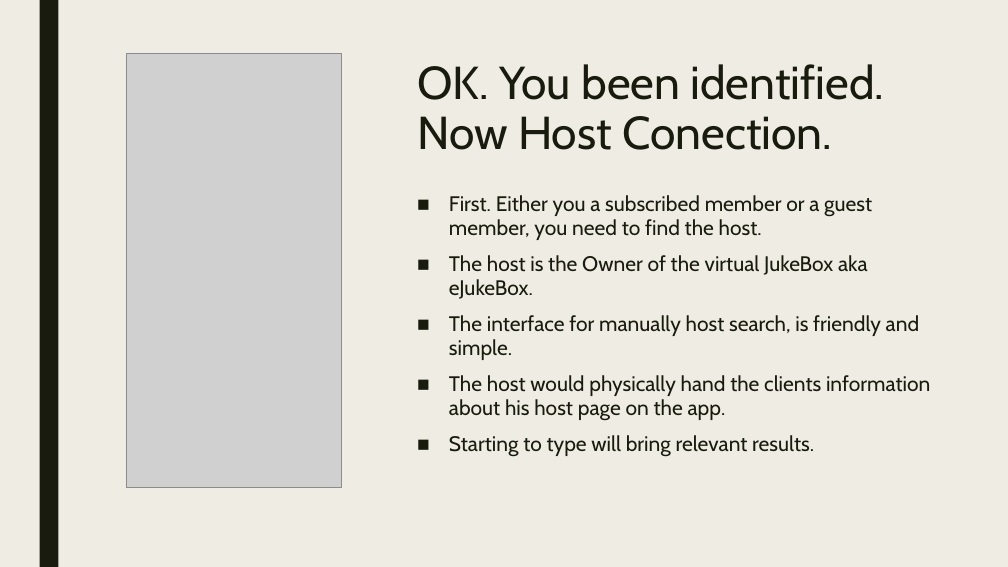
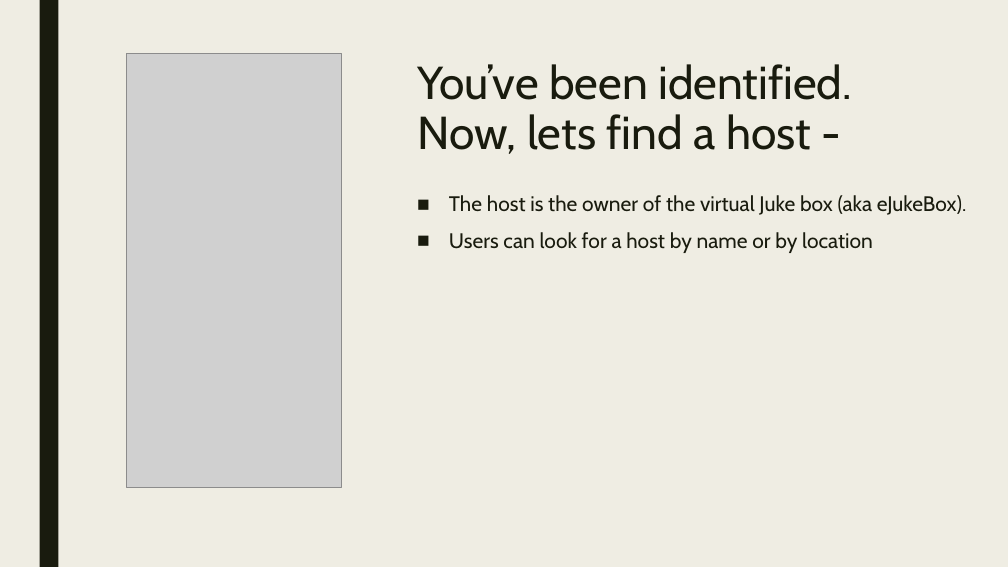
Before and after one commit to itamar659/Final-Project, a slide deck: slide 11 of App - Sadna.pptx. Drawn at 1008x567 pixels with LibreOffice and Linux fonts; fonts in the diff are those of the drawing; grey boxes stand for pictures. Boxes give left, top, right and bottom in pixels: in the first picture for what was removed or moved away, otherwise in the second. Text is boxed around its words. In the diff, an @@ line names an element or a change of style, - is before the commit and + after.

```diff
--- a/App - Sadna.pptx
+++ b/App - Sadna.pptx
@@ title at [417,64,852,154]: text changed @@
-OK. You been identified.
-Now Host Conection.
+You’ve been identified.
+Now, lets find a host -
@@ text at [449,195,966,253]: text changed @@
-■ First. Either you a subscribed member or a guest member, you need to find the host.
-■ The host is the Owner of the virtual JukeBox aka eJukeBox.
-■ The interface for manually host search, is friendly and simple.
-■ The host would physically hand the clients information about his host page on the app.
-■ Starting to type will bring relevant results.
+■ The host is the owner of the virtual Juke box (aka eJukeBox).
+■ Users can look for a host by name or by location
```
Also in this commit, not shown: 11 other slides changed, 5 slides added, 1 slide removed, 1 other file.
